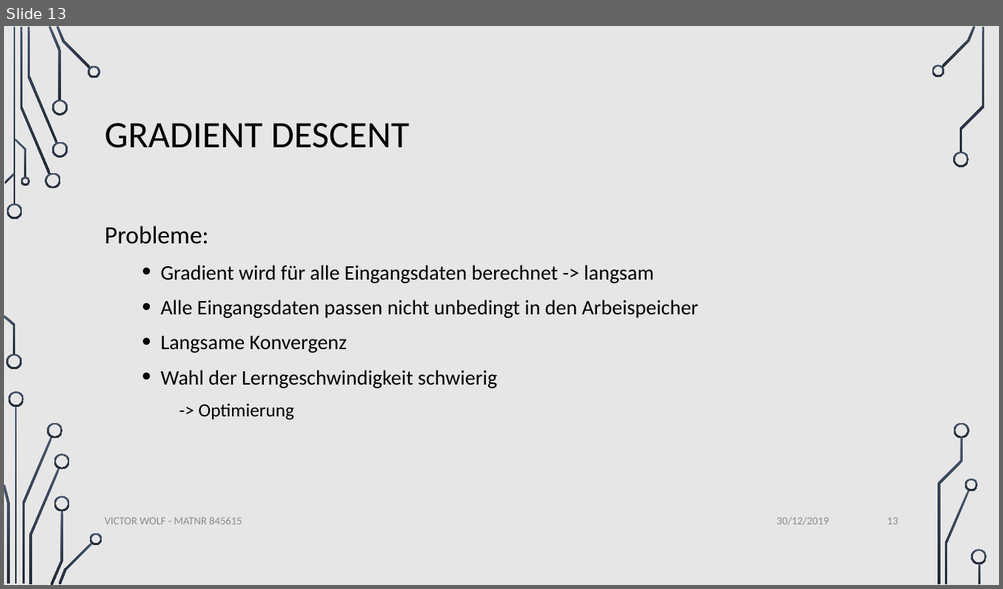
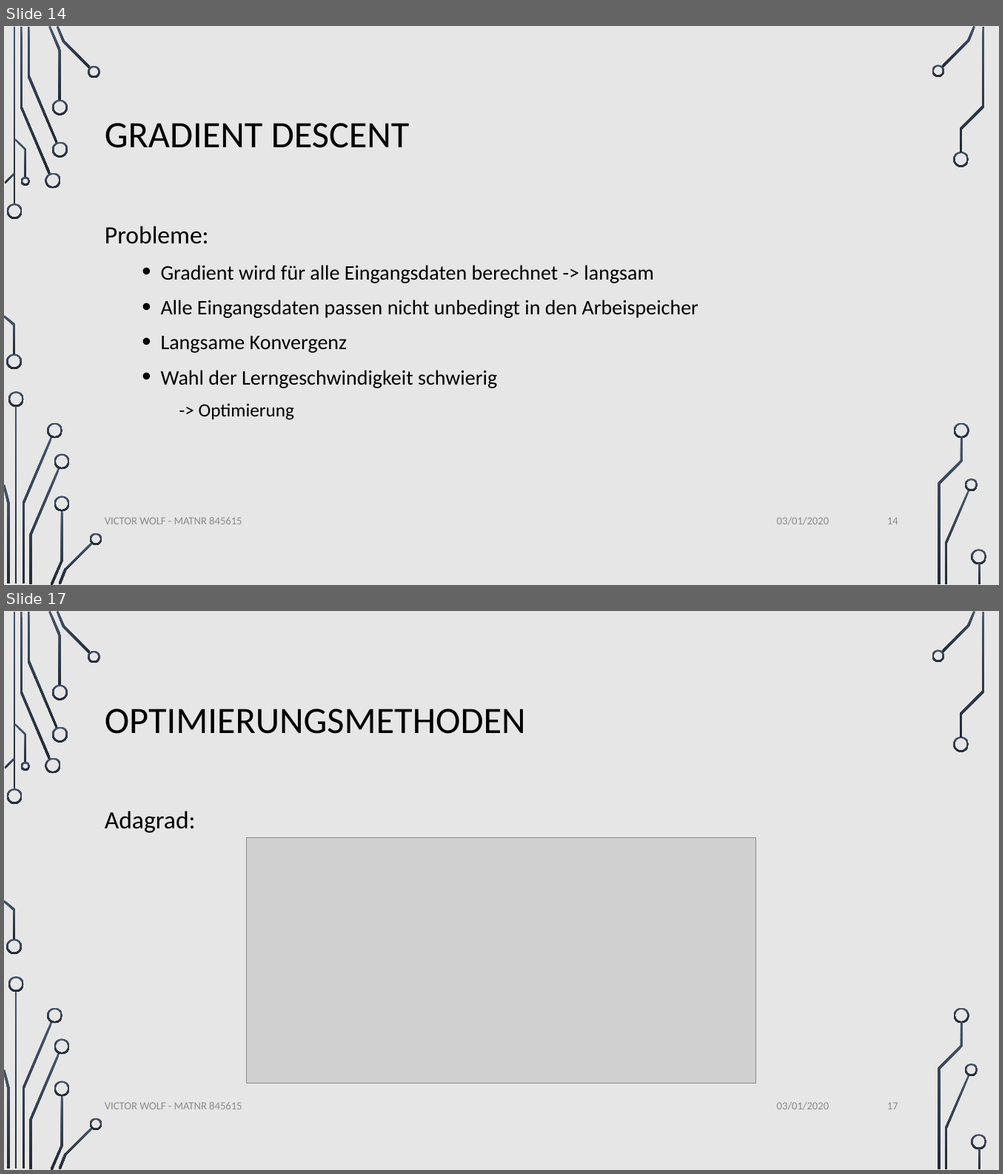
Before and after one commit to VictorW96/STI-Optimization-of-NNs, a slide deck: docs/presentation/STIPresentation.pptx. Shown one above the other, each under a label of ours: slide 13 before the commit, slides 14 and 17 after it; the slides between them are not shown. The pictures are 1003x589 and 1003x1174 pixels, drawn with LibreOffice and Linux fonts; fonts in the diff are those of the drawing; grey boxes stand for pictures; background and template pictures are left out. Boxes give left, top, right and bottom in pixels: in the first picture for what was removed or moved away, otherwise in the second. Text is boxed around its words. In the diff, an @@ line names an element or a change of style, - is before the commit and + after.

```diff
--- a/docs/presentation/STIPresentation.pptx
+++ b/docs/presentation/STIPresentation.pptx
@@ slide 17 added at <box>4,611,999,1170</box>, background picture (left out); not listed: 36 template elements that a slide beside it also shows @@
@@ title added at <box>105,709,526,734</box>, 36 pt, text #000000 @@
+OPTIMIERUNGSMETHODEN
@@ text added at <box>105,811,196,833</box>, 24 pt, text #000000 @@
+Adagrad:
@@ picture added at <box>247,838,755,1084</box> @@
@@ text added at <box>105,1102,242,1110</box>, 10.5 pt, text #8C8C8C @@
+VICTOR WOLF - MATNR 845615
@@ text added at <box>777,1102,828,1111</box>, 10.5 pt, text #8C8C8C @@
+03/01/2020
@@ page number added at <box>887,1103,898,1110</box>, 10.5 pt, text #8C8C8C @@
+17
@@ what was slide 13 is now slide 14 @@
@@ slide 14 changed as well @@
@@ text at <box>777,517,828,526</box>: text changed @@
-30/12/2019
+03/01/2020
@@ page number at <box>887,518,898,525</box>: text changed @@
-13
+14
```
Also in this commit, not shown: 13 other slides changed, 14 other slides added.
